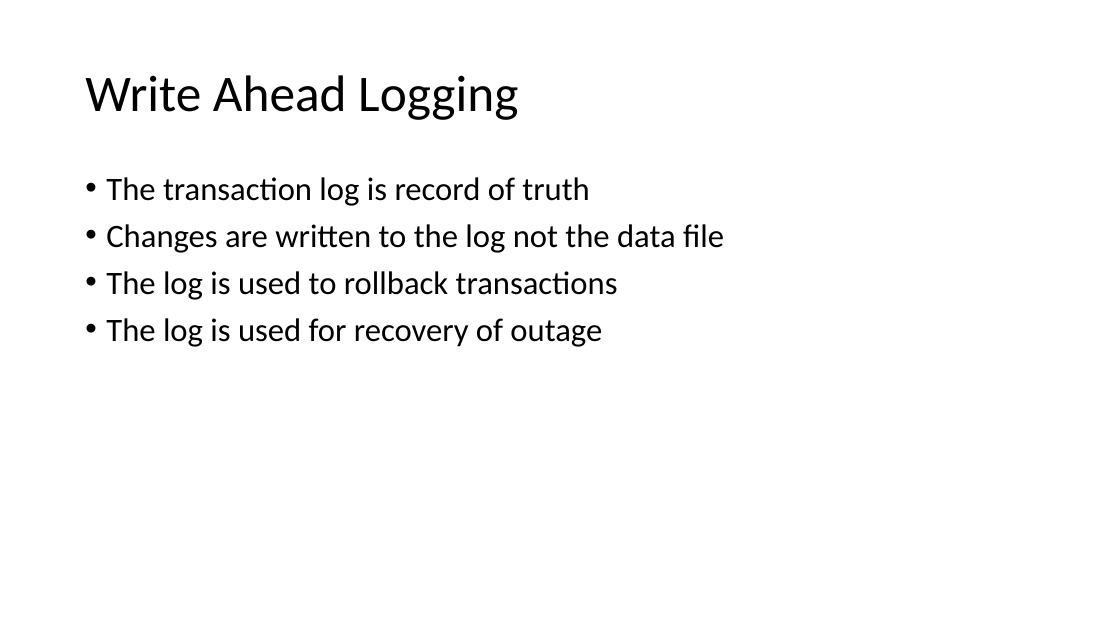
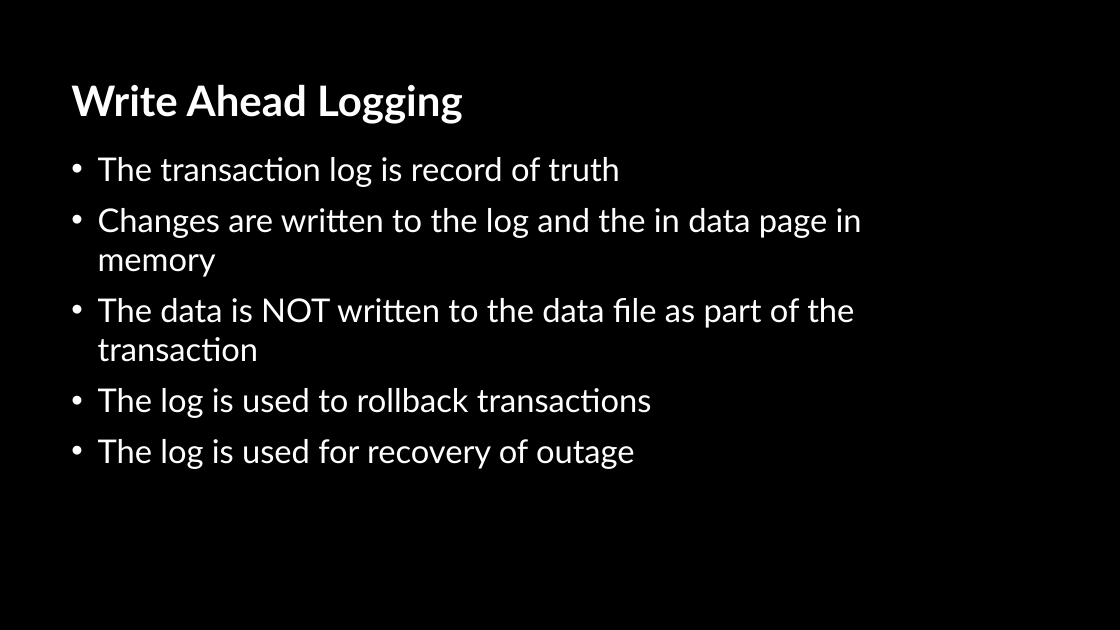
Before and after one commit to sabinio/SQLTraining, a slide deck: slide 5 of Slides/1. Logging.pptx (slide 3 before the commit). Drawn at 1120x630 pixels with LibreOffice and Linux fonts; fonts in the diff are those of the drawing; background and template pictures are left out. Boxes give left, top, right and bottom in pixels: in the first picture for what was removed or moved away, otherwise in the second. Text is boxed around its words. In the diff, an @@ line names an element or a change of style, - is before the commit and + after.

```diff
--- a/Slides/1. Logging.pptx
+++ b/Slides/1. Logging.pptx
@@ background #FFFFFF to picture (left out) @@
@@ title "Write Ahead Logging" moved from (x1=85, y1=75, x2=518, y2=120) to (x1=71, y1=84, x2=463, y2=124) @@
@@ title "Write Ahead Logging" at (x1=71, y1=84, x2=463, y2=124): size 44 to 36 pt, font Calibri to Lato, text colour #000000 to #FFFFFF, bold on; line spacing 0.9 to 1 @@
@@ text "The transaction log is record ..." moved from (x1=106, y1=177, x2=724, y2=347) to (x1=98, y1=157, x2=862, y2=469) @@
@@ text at (x1=98, y1=157, x2=652, y2=469): font Calibri to Lato, text colour #000000 to #FFFFFF in "The transaction log is record of truth", "The log is used to rollback transactions", "The log is used for recovery of ..."; indent changed; line spacing 0.9 to 1 @@
@@ text at (x1=98, y1=208, x2=862, y2=362): text changed; font Calibri to Lato; text colour #000000 to #FFFFFF @@
-• Changes are written to the log not the data file
+• Changes are written to the log and the in data page in memory
+• The data is NOT written to the data file as part of the transaction
```
Also in this commit, not shown: 15 other slides changed, 20 slides added, 1 slide removed.
